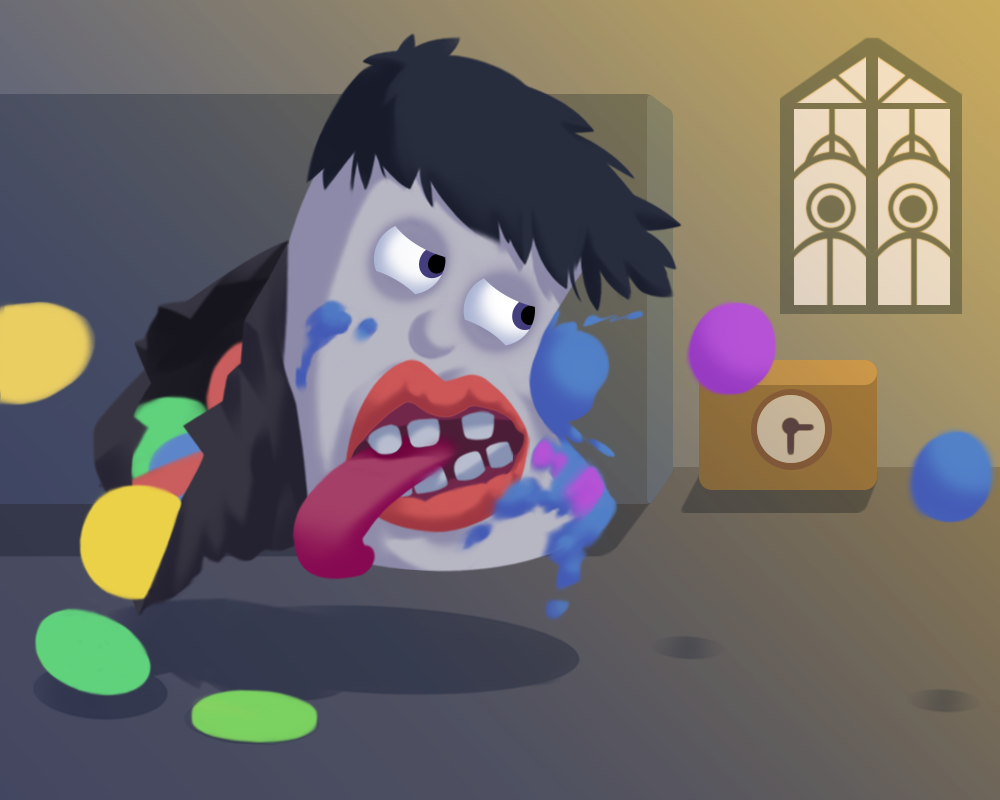
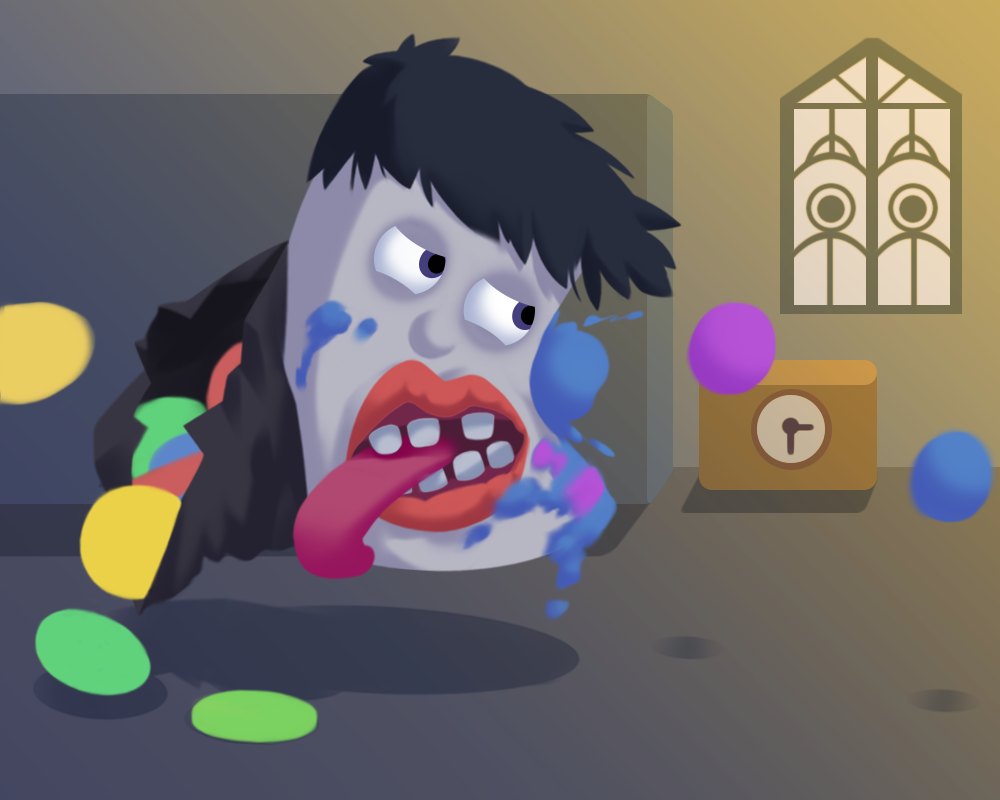
The second 1000px x 800px image is a revision of the first. Changes to its layers:
painted on "矩形 7" over [293, 424, 471, 580]
painted on "椭圆 25 拷贝" over [361, 410, 515, 514]
painted on "椭圆 25" over [365, 410, 515, 505]
painted on "矩形 10" over [306, 185, 541, 528]
